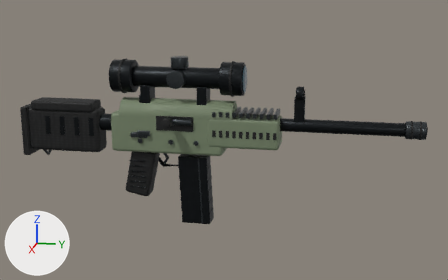
Renders of the glTF model models/csgo/awp.glb from each side of a commit.
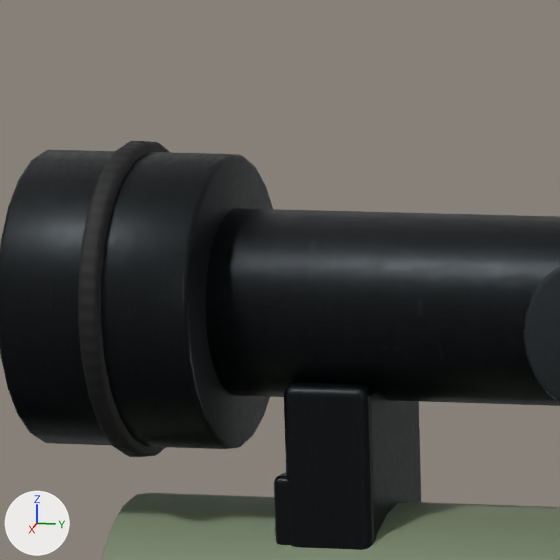
The first picture shows the older version from a camera (50 mm lens) standing at (1.494, 0.481, 0.363) and looking at (0.01, 0.184, -0.008). The close-ups show the older and then the newer version on the part from 24% to 38% of the width and 15% to 37% of the height of that picture. Only the edits that show in the close-ups are written down. The lights are fixed; the arrows at lower left show +X, +Y and +Z. Where no turn or scale is listed for an object, it has been applied to the vertices. Vertices at exactly the same position are counted once.

Names of what the first close-up shows: 'weapon_Machined edges', 'weapon_Olive rifle finish', 'weapon_Parkerized steel', 'weapon_Polymer'.
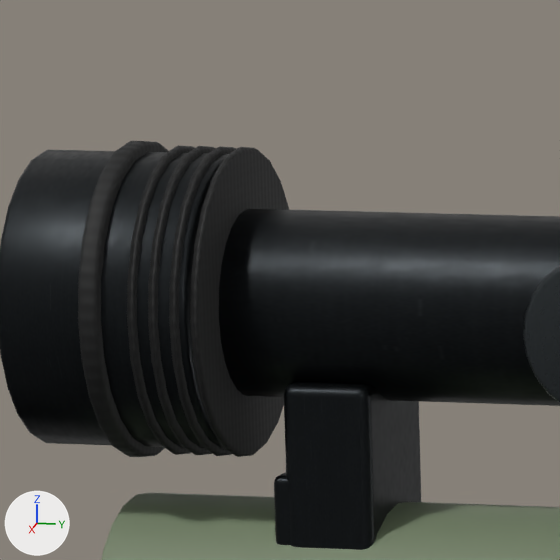
The change in detail:
me_cylinder_008 is used by ob_weapon_polymer; location (0.0, 0.634, 0.035).
me_cylinder_008 had 2920 vertices, 5716 faces and spanned x -0.044..0.084, y -0.989..0.036, z -0.203..0.154.
me_cylinder_008 now has 4744 vertices, 9292 faces and spans x -0.044..0.084, y -0.989..0.036, z -0.203..0.158.
me_cylinder_008 part 1: the loose piece of 120 vertices spanning x -0.011..0.011, y -0.254..-0.253, z 0.067..0.089 is copied, and the copy is scaled about its middle by (3.94, 2.5, 3.94), then moved by (0.0, -0.426, 0.032); it spans x -0.043..0.043, y -0.68..-0.678, z 0.067..0.153.
me_cylinder_008 part 2: the loose piece of 120 vertices spanning x -0.011..0.011, y -0.254..-0.253, z 0.067..0.089 is copied, and the copy is scaled about its middle by (3.94, 2.5, 3.94), then moved by (0.0, -0.432, 0.032); it spans x -0.043..0.043, y -0.686..-0.684, z 0.067..0.153.
me_cylinder_008 part 3: the loose piece of 120 vertices spanning x -0.011..0.011, y -0.254..-0.253, z 0.067..0.089 is copied, and the copy is scaled about its middle by (3.94, 2.5, 3.94), then moved by (0.0, -0.438, 0.032); it spans x -0.043..0.043, y -0.692..-0.69, z 0.067..0.153.
me_cylinder_008 part 4: the loose piece of 120 vertices spanning x -0.011..0.011, y -0.254..-0.253, z 0.067..0.089 is copied, and the copy is scaled about its middle by (3.94, 2.5, 3.94), then moved by (0.0, -0.444, 0.032); it spans x -0.043..0.043, y -0.698..-0.696, z 0.067..0.153.
Other edits to the shape of me_cylinder_008 do not show in these pictures.

Pixel boxes (x1, y1, x2, y2) of what changed, in the close-ups (560 x 560 px):
'weapon_Polymer', reshaped: before (78, 141, 171, 457); after (78, 141, 289, 457)
part 1 of me_cylinder_008, added: after (190, 147, 289, 457)
part 2 of me_cylinder_008, added: after (169, 146, 236, 456)
part 3 of me_cylinder_008, added: after (148, 146, 216, 455)
part 4 of me_cylinder_008, added: after (127, 145, 195, 455)
